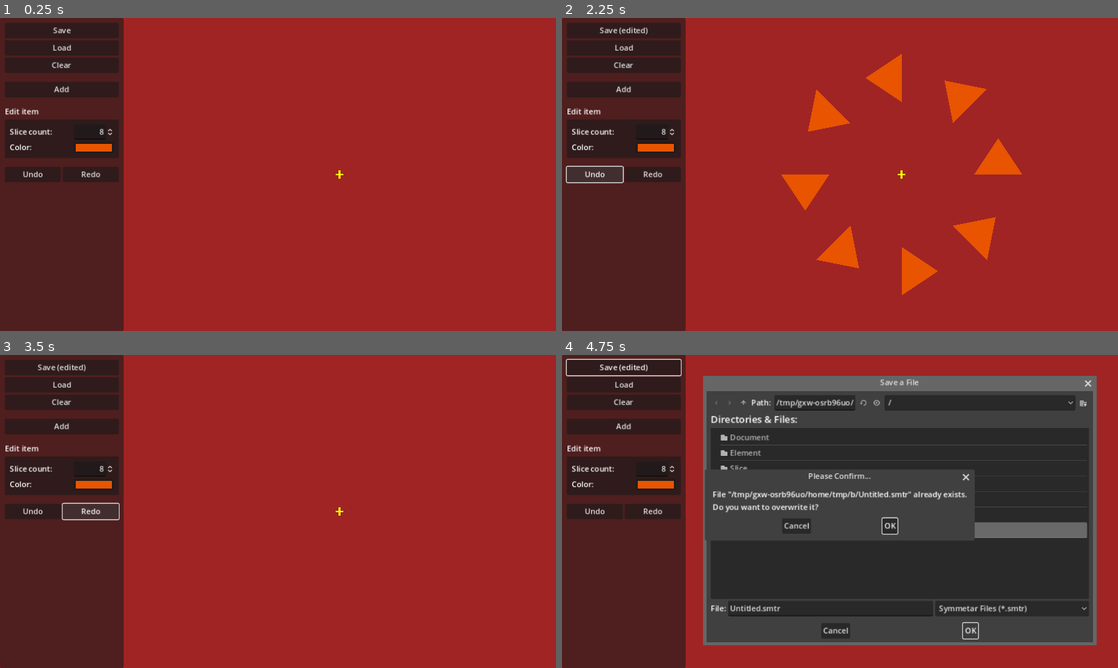
Above: before the commit, frames 1-4 (two rows, left to right).
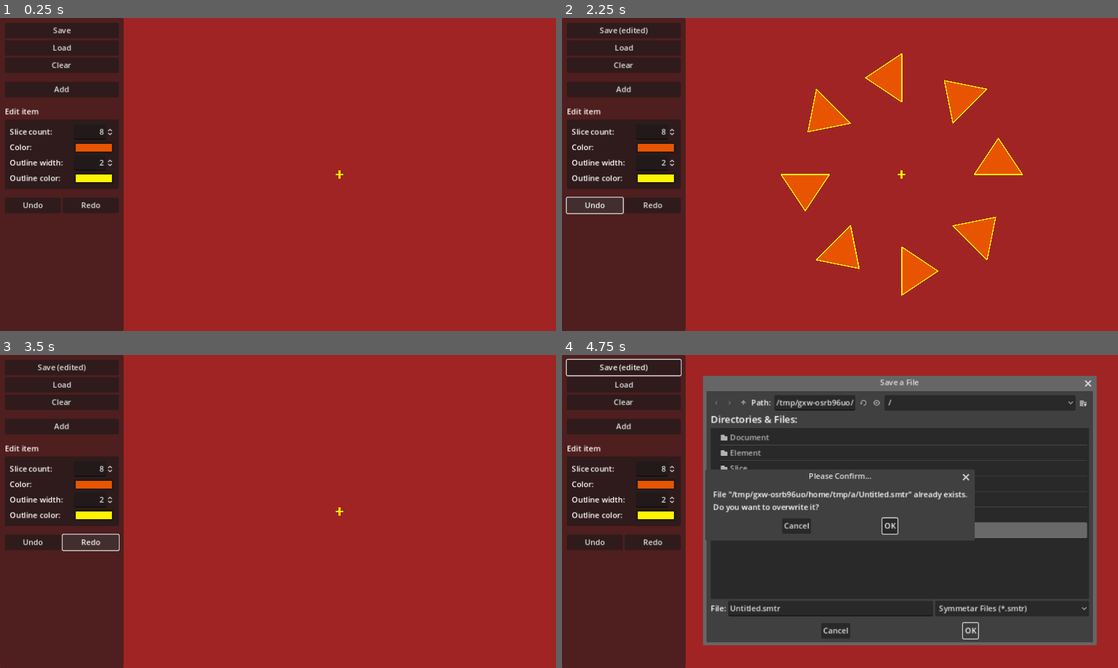
Above: after the commit, the same moments.

Repository: zoeesilcock/symmetar
Game: Godot game, scene res://Main.tscn
Same seed, same stepped clock (60 frames per second), same inputs: the game is played once before the commit and once after it.
Inputs:
- Up to frame 1 (0.25 s): no input
- Up to frame 2 (2.25 s): click "Add" at 0.5 s; click "Clear" at 1.25 s; click "Undo" at 2 s
- Up to frame 3 (3.5 s): click "Redo" at 2.75 s
- Up to frame 4 (4.75 s): click "Save (edited)" at 3.5 s; click "OK" at 4.25 s

The runs differ from the first frame. In frame 1, 2.3% of the frame differs, in the area x 0-22%, y 44-63%; in frame 2, 2.6%; in frame 3, 2.1%; in frame 4, 2.9%, in the area x 0-73%, y 36-63%.

Commit message:
Add slice outline settings

Diff:
--- a/Element/Element.gd
+++ b/Element/Element.gd
@@ -27,6 +27,8 @@
 	state.slice_position_changed.connect(_on_slice_position_state_changed)
 	state.slice_pivot_changed.connect(_on_slice_pivot_state_changed)
 	state.slice_color_changed.connect(_on_slice_color_state_changed)
+	state.slice_outline_width_changed.connect(_on_slice_outline_width_state_changed)
+	state.slice_outline_color_changed.connect(_on_slice_outline_color_state_changed)
 
 	_instantiate_slices()
 	_update_slice_positions()
@@ -65,6 +67,14 @@
 func _on_slice_color_state_changed() -> void:
 	for slice : Slice in slices:
 		slice.set_color(state.slice_color)
+
+func _on_slice_outline_width_state_changed() -> void:
+	for slice : Slice in slices:
+		slice.set_outline_width(state.slice_outline_width)
+
+func _on_slice_outline_color_state_changed() -> void:
+	for slice : Slice in slices:
+		slice.set_outline_color(state.slice_outline_color)
 
 func _on_slice_position_changed(slice_index : int) -> void:
 	_update_slice_positions(slice_index)
@@ -109,12 +119,14 @@
 	slices_node.add_child(slices[index])
 
 	slices[index].init(
+		state.index,
+		index,
 		state.slice_position,
 		state.slice_rotation,
 		state.slice_pivot,
-		index,
-		state.index,
-		state.slice_color
+		state.slice_color,
+		state.slice_outline_width,
+		state.slice_outline_color,
 	)
 
 	slices[index].position_changed.connect(_on_slice_position_changed)
--- a/Element/ElementState.gd
+++ b/Element/ElementState.gd
@@ -40,6 +40,18 @@
 			slice_color = value
 			slice_color_changed.emit()
 
+@export var slice_outline_width : float:
+	set(value):
+		if value != slice_outline_width:
+			slice_outline_width = value
+			slice_outline_width_changed.emit()
+
+@export var slice_outline_color : Color:
+	set(value):
+		if value != slice_outline_color:
+			slice_outline_color = value
+			slice_outline_color_changed.emit()
+
 # Signals
 signal slice_count_changed
 signal slice_rotation_changed
@@ -47,6 +59,8 @@
 signal slice_scale_changed
 signal slice_pivot_changed
 signal slice_color_changed
+signal slice_outline_width_changed
+signal slice_outline_color_changed
 
 static func empty() -> ElementState:
 	return ElementState.new(
@@ -56,11 +70,19 @@
 		Color()
 	)
 
-func _init(p_slice_count : int = 8, p_slice_rotation : float = 0, p_slice_position : Vector2 = Vector2(), p_slice_color : Color = Color("#e85500")) -> void:
+func _init(
+		p_slice_count : int = 8,
+		p_slice_rotation : float = 0,
+		p_slice_position : Vector2 = Vector2(),
+		p_slice_color : Color = Color("#e85500"),
+		p_slice_outline_width : float = 2.0,
+		p_slice_outline_color : Color = ("#fff500")) -> void:
 	slice_count = p_slice_count
 	slice_rotation = p_slice_rotation
 	slice_position = p_slice_position
 	slice_color = p_slice_color
+	slice_outline_width = p_slice_outline_width
+	slice_outline_color = p_slice_outline_color
 
 static func get_exported_properties() -> Array[String]:
 	var exported_properties : Array[String] = []
--- a/Slice/Slice.gd
+++ b/Slice/Slice.gd
@@ -4,6 +4,7 @@
 # References
 @export var ui_state : UIState
 @export var polygon : Polygon2D
+@export var outline : SliceOutline
 @export var slice_widgets : SliceWidgets
 @export var debug_slice_index : Label
 
@@ -74,14 +75,24 @@
 var highlighted_color : Color
 var viewport : Viewport
 
-func init(p_slice_position : Vector2, p_slice_rotation : float, p_slice_pivot : Vector2, p_index : int, p_element_index : int, p_color : Color) -> void:
-	name = "Slice" + str(p_index)
+func init(
+		p_element_index : int,
+		p_slice_index : int,
+		p_slice_position : Vector2,
+		p_slice_rotation : float,
+		p_slice_pivot : Vector2,
+		p_slice_color : Color,
+		p_slice_outline_width : float,
+		p_slice_outline_color : Color) -> void:
+	name = "Slice" + str(p_slice_index)
 	position = p_slice_position
 	rotation = p_slice_rotation
 	slice_pivot = p_slice_pivot
-	set_color(p_color)
-
-	slice_index = p_index
+	set_color(p_slice_color)
+	set_outline_width(p_slice_outline_width)
+	set_outline_color(p_slice_outline_color)
+
+	slice_index = p_slice_index
 	element_index = p_element_index
 	debug_slice_index.text = str(slice_index)
 
@@ -116,6 +127,12 @@
 	polygon.color = color
 	highlighted_color = color
 	highlighted_color.v += highlight_brighten
+
+func set_outline_width(width : float) -> void:
+	outline.set_width(width)
+
+func set_outline_color(color : Color) -> void:
+	outline.set_color(color)
 
 func _unhandled_input(event : InputEvent) -> void:
 	if event is InputEventMouse:
@@ -180,6 +197,7 @@
 		ui_state.any_slice_is_highlighted = true
 		viewport.set_input_as_handled()
 		polygon.z_index = 1
+		outline.z_index = 1
 
 func _hide_highlight() -> void:
 	if not this_slice_is_busy and not cursor_is_in_slice:
@@ -187,6 +205,7 @@
 		is_highlighted = false
 		ui_state.any_slice_is_highlighted = false
 		polygon.z_index = 0
+		outline.z_index = 0
 
 func _start_dragging(world_position : Vector2) -> void:
 	selected.emit(slice_index)
--- a/Slice/Slice.tscn
+++ b/Slice/Slice.tscn
@@ -1,13 +1,15 @@
-[gd_scene load_steps=4 format=3 uid="uid://cwks7l8024dh0"]
+[gd_scene load_steps=5 format=3 uid="uid://cwks7l8024dh0"]
 
 [ext_resource type="Script" path="res://Slice/Slice.gd" id="1_hloax"]
 [ext_resource type="Resource" uid="uid://chkr4prm0pu47" path="res://UI/UIState.tres" id="2_gdm0n"]
 [ext_resource type="PackedScene" uid="uid://ct48hlkrr7nw6" path="res://Slice/SliceWidgets.tscn" id="3_703v2"]
+[ext_resource type="Script" path="res://Slice/SliceOutline.gd" id="3_sfcn7"]
 
-[node name="Slice" type="Node2D" node_paths=PackedStringArray("polygon", "slice_widgets", "debug_slice_index")]
+[node name="Slice" type="Node2D" node_paths=PackedStringArray("polygon", "outline", "slice_widgets", "debug_slice_index")]
 script = ExtResource("1_hloax")
 ui_state = ExtResource("2_gdm0n")
 polygon = NodePath("Polygon2D")
+outline = NodePath("SliceOutline")
 slice_widgets = NodePath("SliceWidgets")
 debug_slice_index = NodePath("Debug/SliceIndexLabel")
 highlight_brighten = 0.5
@@ -15,6 +17,10 @@
 [node name="Polygon2D" type="Polygon2D" parent="."]
 color = Color(0.909804, 0.333333, 0, 1)
 polygon = PackedVector2Array(-50, 0, 50, 0, 0, -75)
+
+[node name="SliceOutline" type="Node2D" parent="." node_paths=PackedStringArray("polygon")]
+script = ExtResource("3_sfcn7")
+polygon = NodePath("../Polygon2D")
 
 [node name="SliceWidgets" parent="." instance=ExtResource("3_703v2")]
 
--- /dev/null
+++ b/Slice/SliceOutline.gd
@@ -0,0 +1,34 @@
+class_name SliceOutline
+extends Node2D
+
+# References
+@export var polygon : Polygon2D
+
+# Internal
+var lines : Array[Line2D]
+
+func _ready() -> void:
+	_spawn_lines()
+
+func set_width(width : float) -> void:
+	for line : Line2D in lines:
+		line.width = width
+
+func set_color(color : Color) -> void:
+	for line : Line2D in lines:
+		line.default_color = color
+
+func _spawn_lines() -> void:
+	for index : int in polygon.polygon.size():
+		var next_index : int = index + 1
+		if next_index >= polygon.polygon.size():
+			next_index = 0
+
+		var line : Line2D = Line2D.new()
+		line.add_point(polygon.polygon[index])
+		line.add_point(polygon.polygon[next_index])
+		line.begin_cap_mode = Line2D.LINE_CAP_ROUND
+		line.end_cap_mode = Line2D.LINE_CAP_ROUND
+
+		lines.push_back(line)
+		add_child(line)
--- a/UI/UI.gd
+++ b/UI/UI.gd
@@ -8,8 +8,11 @@
 @export var file_dialog : FileDialog
 @export var slice_count_input : SpinBox
 @export var slice_color_input : ColorPickerButton
+@export var slice_outline_width_input : SpinBox
+@export var slice_outline_color_input : ColorPickerButton
 
 var slice_color_picker_popup : PopupPanel
+var outline_color_picker_popup : PopupPanel
 
 func _ready() -> void:
 	ui_state.init()
@@ -19,6 +22,10 @@
 	slice_color_picker_popup = slice_color_input.get_popup()
 	slice_color_picker_popup.visibility_changed.connect(_on_slice_color_picker_visibility_changed)
 	slice_color_input.color_changed.connect(_on_slice_color_changed)
+
+	outline_color_picker_popup = slice_outline_color_input.get_popup()
+	outline_color_picker_popup.visibility_changed.connect(_on_slice_outline_color_picker_visibility_changed)
+	slice_outline_color_input.color_changed.connect(_on_slice_outline_color_changed)
 
 	file_dialog.set_filters(PackedStringArray(["*.smtr ; Symmetar Files"]))
 
@@ -83,7 +90,9 @@
 		slice_count_input.value as int,
 		0.0,
 		Vector2(200, 0),
-		slice_color_input.color
+		slice_color_input.color,
+		slice_outline_width_input.value,
+		slice_outline_color_input.color,
 	)
 
 	world.document.add_new_element(element_state)
@@ -98,6 +107,8 @@
 		var element_state : ElementState = world.document.get_element_state(ui_state.selected_element_index)
 		slice_count_input.value = element_state.slice_count
 		slice_color_input.color = element_state.slice_color
+		slice_outline_width_input.value = element_state.slice_outline_width
+		slice_outline_color_input.color = element_state.slice_outline_color
 
 func _on_document_is_dirty_changed() -> void:
 	_update_save_button_text()
@@ -126,6 +137,29 @@
 	if ui_state.selected_element_index >= 0:
 		world.undo_manager.register_diff()
 
+func _on_slice_outline_width_changed(value : float) -> void:
+	if ui_state.selected_element_index >= 0:
+		var element_state : ElementState = world.document.get_element_state(ui_state.selected_element_index)
+		var outline_width_changed : bool = element_state.slice_outline_width != value
+
+		if outline_width_changed:
+			element_state.slice_outline_width = value as int
+			world.undo_manager.register_diff()
+
+func _on_slice_outline_color_changed(value : Color) -> void:
+	if ui_state.selected_element_index >= 0:
+		var element_state : ElementState = world.document.get_element_state(ui_state.selected_element_index)
+		var outline_color_changed : bool = element_state.slice_outline_color != value
+
+		if outline_color_changed:
+			element_state.slice_outline_color = value
+
+func _on_slice_outline_color_picker_visibility_changed() -> void:
+	ui_state.slice_outline_color_picker_visible = slice_outline_color_input.get_popup().visible
+
+	if ui_state.selected_element_index >= 0:
+		world.undo_manager.register_diff()
+
 func _on_undo_button_pressed() -> void:
 	world.undo_manager.undo()
 
--- a/UI/UI.tscn
+++ b/UI/UI.tscn
@@ -6,13 +6,15 @@
 
 [sub_resource type="Theme" id="Theme_uuqi3"]
 
-[node name="UI" type="CanvasLayer" node_paths=PackedStringArray("save_button", "file_dialog", "slice_count_input", "slice_color_input")]
+[node name="UI" type="CanvasLayer" node_paths=PackedStringArray("save_button", "file_dialog", "slice_count_input", "slice_color_input", "slice_outline_width_input", "slice_outline_color_input")]
 script = ExtResource("1_nhcn2")
 ui_state = ExtResource("2_ot8s7")
 save_button = NodePath("Root/Panel/MarginContainer/VBoxContainer/SaveButton")
 file_dialog = NodePath("Root/FileDialog")
 slice_count_input = NodePath("Root/Panel/MarginContainer/VBoxContainer/EditContainer/MarginContainer/GridContainer/CountInput")
 slice_color_input = NodePath("Root/Panel/MarginContainer/VBoxContainer/EditContainer/MarginContainer/GridContainer/ColorPickerButton")
+slice_outline_width_input = NodePath("Root/Panel/MarginContainer/VBoxContainer/EditContainer/MarginContainer/GridContainer/OutlineWidthInput")
+slice_outline_color_input = NodePath("Root/Panel/MarginContainer/VBoxContainer/EditContainer/MarginContainer/GridContainer/OutlineColorPickerButton")
 
 [node name="Root" type="Control" parent="."]
 layout_mode = 3
@@ -102,6 +104,27 @@
 layout_mode = 2
 color = Color(0.909804, 0.333333, 0, 1)
 
+[node name="OutlineWidthLabel" type="Label" parent="Root/Panel/MarginContainer/VBoxContainer/EditContainer/MarginContainer/GridContainer"]
+layout_mode = 2
+size_flags_horizontal = 3
+text = "Outline width:"
+
+[node name="OutlineWidthInput" type="SpinBox" parent="Root/Panel/MarginContainer/VBoxContainer/EditContainer/MarginContainer/GridContainer"]
+layout_mode = 2
+min_value = 1.0
+value = 2.0
+alignment = 2
+select_all_on_focus = true
+
+[node name="OutlineColorLabel" type="Label" parent="Root/Panel/MarginContainer/VBoxContainer/EditContainer/MarginContainer/GridContainer"]
+layout_mode = 2
+size_flags_horizontal = 3
+text = "Outline color:"
+
+[node name="OutlineColorPickerButton" type="ColorPickerButton" parent="Root/Panel/MarginContainer/VBoxContainer/EditContainer/MarginContainer/GridContainer"]
+layout_mode = 2
+color = Color(1, 0.960784, 0, 1)
+
 [node name="Space3" type="Control" parent="Root/Panel/MarginContainer/VBoxContainer"]
 custom_minimum_size = Vector2(0, 10)
 layout_mode = 2
@@ -130,6 +153,7 @@
 [connection signal="pressed" from="Root/Panel/MarginContainer/VBoxContainer/ClearButton" to="." method="_on_clear_button_pressed"]
 [connection signal="pressed" from="Root/Panel/MarginContainer/VBoxContainer/AddButton" to="." method="_on_add_button_pressed"]
 [connection signal="value_changed" from="Root/Panel/MarginContainer/VBoxContainer/EditContainer/MarginContainer/GridContainer/CountInput" to="." method="_on_slice_count_changed"]
+[connection signal="value_changed" from="Root/Panel/MarginContainer/VBoxContainer/EditContainer/MarginContainer/GridContainer/OutlineWidthInput" to="." method="_on_slice_outline_width_changed"]
 [connection signal="pressed" from="Root/Panel/MarginContainer/VBoxContainer/UndoContainer/UndoButton" to="." method="_on_undo_button_pressed"]
 [connection signal="pressed" from="Root/Panel/MarginContainer/VBoxContainer/UndoContainer/RedoButton" to="." method="_on_redo_button_pressed"]
 [connection signal="file_selected" from="Root/FileDialog" to="." method="_on_file_selected"]
--- a/UI/UIState.gd
+++ b/UI/UIState.gd
@@ -20,6 +20,7 @@
 @export var selected_element_index : int
 @export var selected_slice_index : int
 @export var slice_color_picker_visible : bool
+@export var slice_outline_color_picker_visible : bool
 @export var document_name : String
 @export var document_is_dirty : bool:
 	set(value):
--- a/World/Background.gd
+++ b/World/Background.gd
@@ -6,5 +6,6 @@
 	if event is InputEventMouseButton and \
 		event.button_index == MOUSE_BUTTON_LEFT and \
 		not ui_state.slice_color_picker_visible and \
+		not ui_state.slice_outline_color_picker_visible and \
 		event.pressed:
 			ui_state.set_selection(-1, -1)
